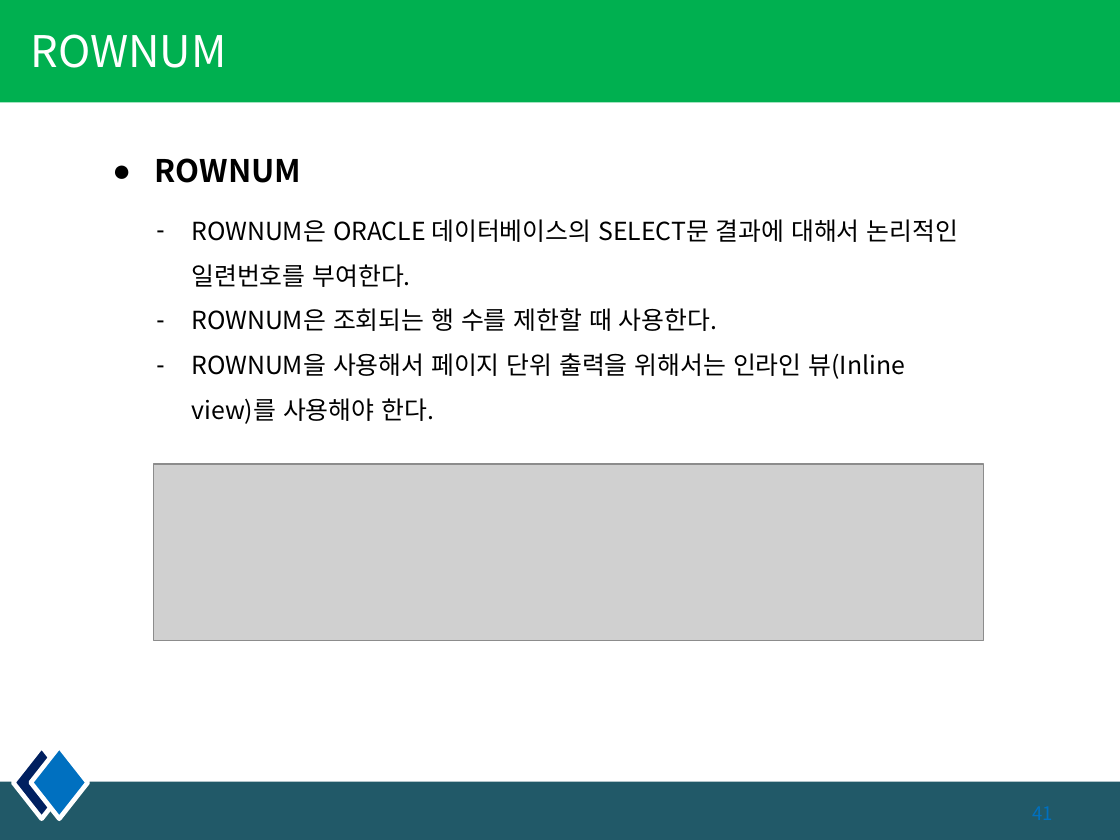
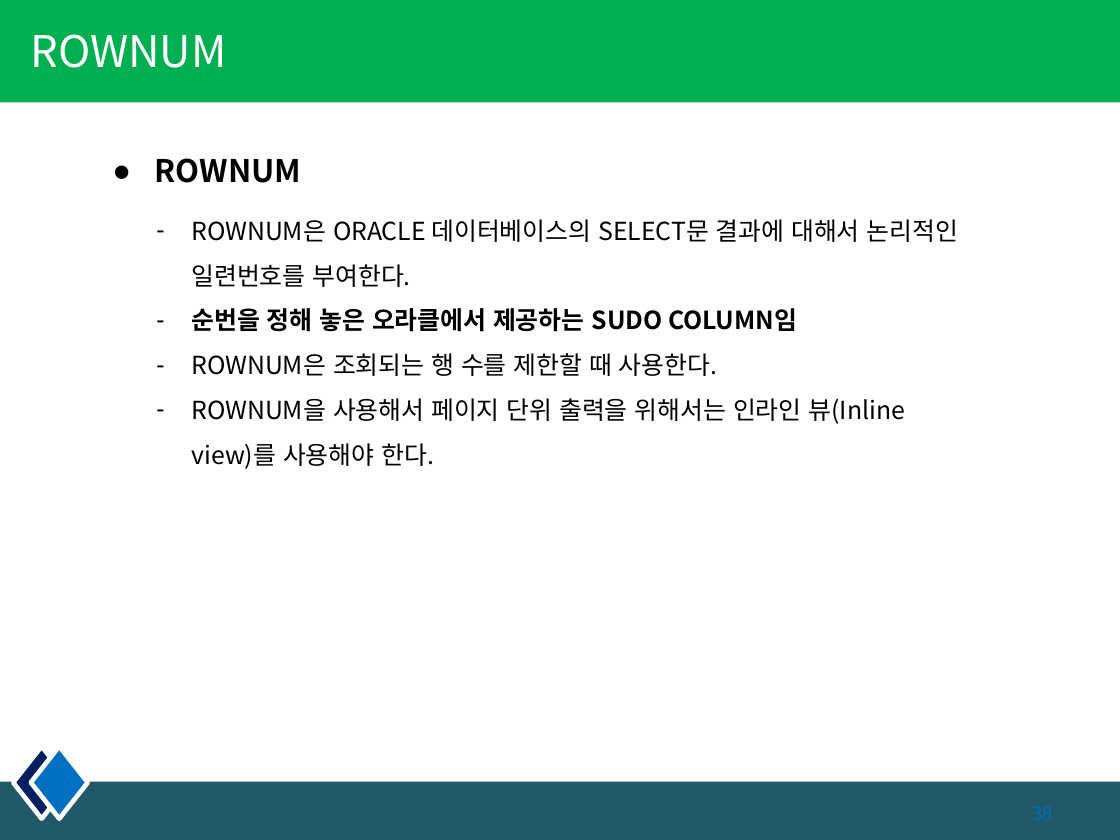
Before and after one commit to kiyongee2/green_project_web, a slide deck: slide 38 of db_ppt/4장. select_join.pptx (slide 41 before the commit). Drawn at 1120x840 pixels with LibreOffice and Linux fonts; fonts in the diff are those of the drawing; grey boxes stand for pictures. Boxes give left, top, right and bottom in pixels: in the first picture for what was removed or moved away, otherwise in the second. Text is boxed around its words. In the diff, an @@ line names an element or a change of style, - is before the commit and + after.

```diff
--- a/db_ppt/4장. select_join.pptx
+++ b/db_ppt/4장. select_join.pptx
@@ text at box(191, 308, 797, 332): paragraph added @@
+– 순번을 정해 놓은 오라클에서 제공하는 SUDO COLUMN임
@@ picture removed at box(153, 464, 983, 641) @@
```
Also in this commit, not shown: 2 other slides changed, 5 slides added, 1 slide removed, 7 other files.
